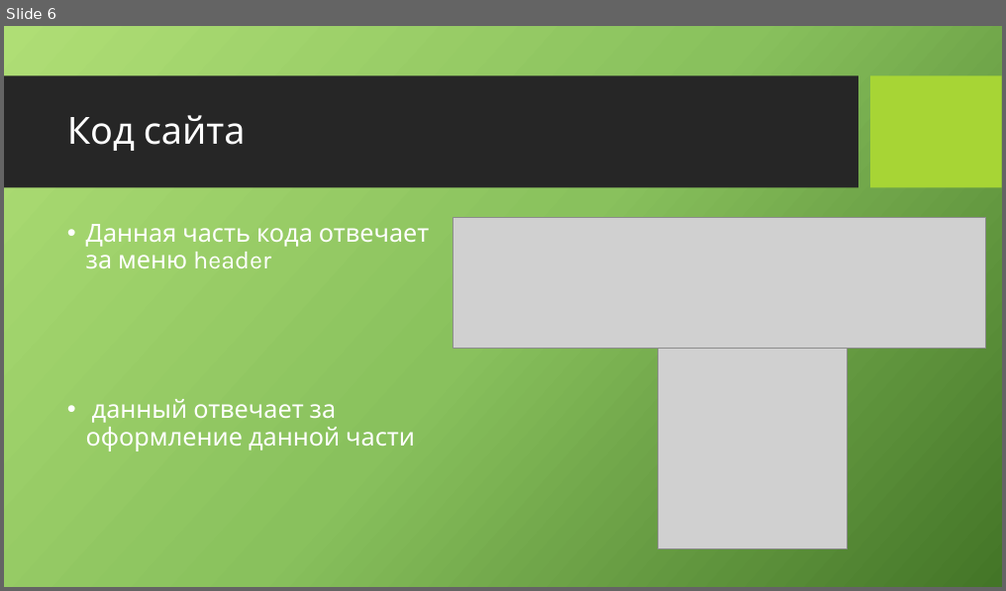
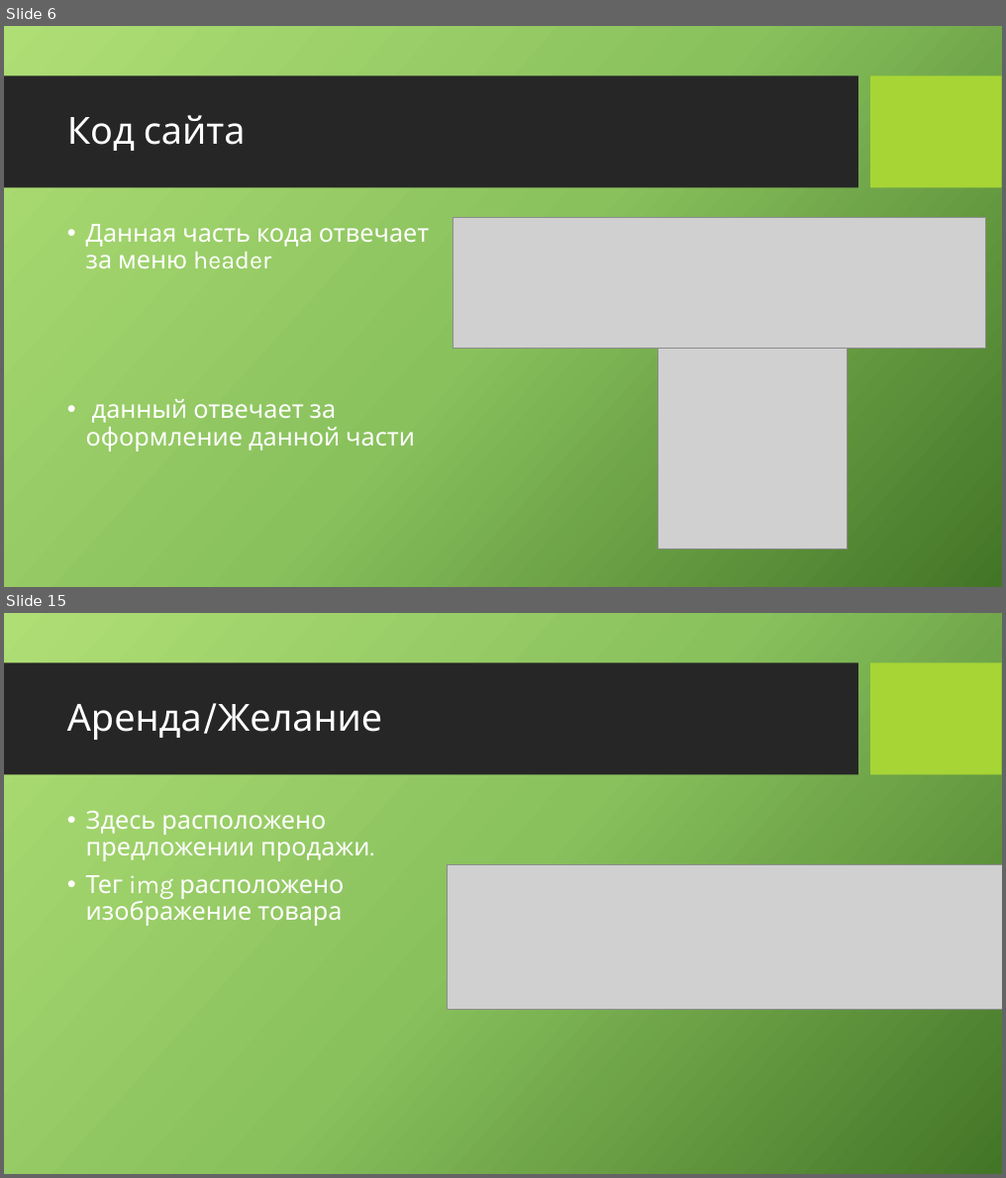
Before and after one commit to CoringPlay/raev-site, a slide deck: Ближе к суте.pptx. Shown one above the other, each under a label of ours: slide 6 before the commit, slides 6 and 15 after it; the slides between them are not shown. The pictures are 1006x591 and 1006x1178 pixels, drawn with LibreOffice and Linux fonts; fonts in the diff are those of the drawing; grey boxes stand for pictures; background and template pictures are left out. Boxes give left, top, right and bottom in pixels: in the first picture for what was removed or moved away, otherwise in the second. Text is boxed around its words. In the diff, an @@ line names an element or a change of style, - is before the commit and + after.

```diff
--- a/Ближе к суте.pptx
+++ b/Ближе к суте.pptx
@@ slide 15 added at (x1=4, y1=613, x2=1002, y2=1174), background picture (left out); not listed: 2 template elements that a slide beside it also shows @@
@@ title added at (x1=67, y1=703, x2=382, y2=740), 36 pt, text #FFFFFF @@
+Аренда/Желание
@@ text added at (x1=86, y1=811, x2=369, y2=926), 24 pt, text #FFFFFF @@
+• Здесь расположено предложении продажи.
+• Тег img расположено изображение товара
@@ picture added at (x1=448, y1=865, x2=1002, y2=1010) @@
```
Also in this commit, not shown: 1 slide changed, 9 other slides added.
